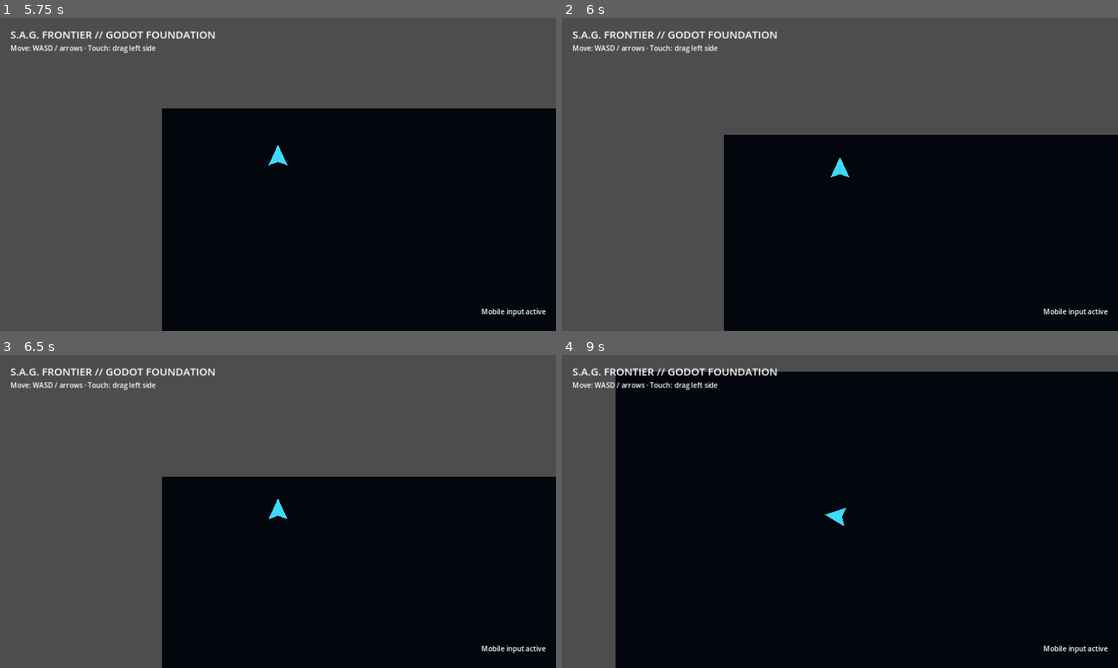
Above: before the commit, frames 1-4 (two rows, left to right).
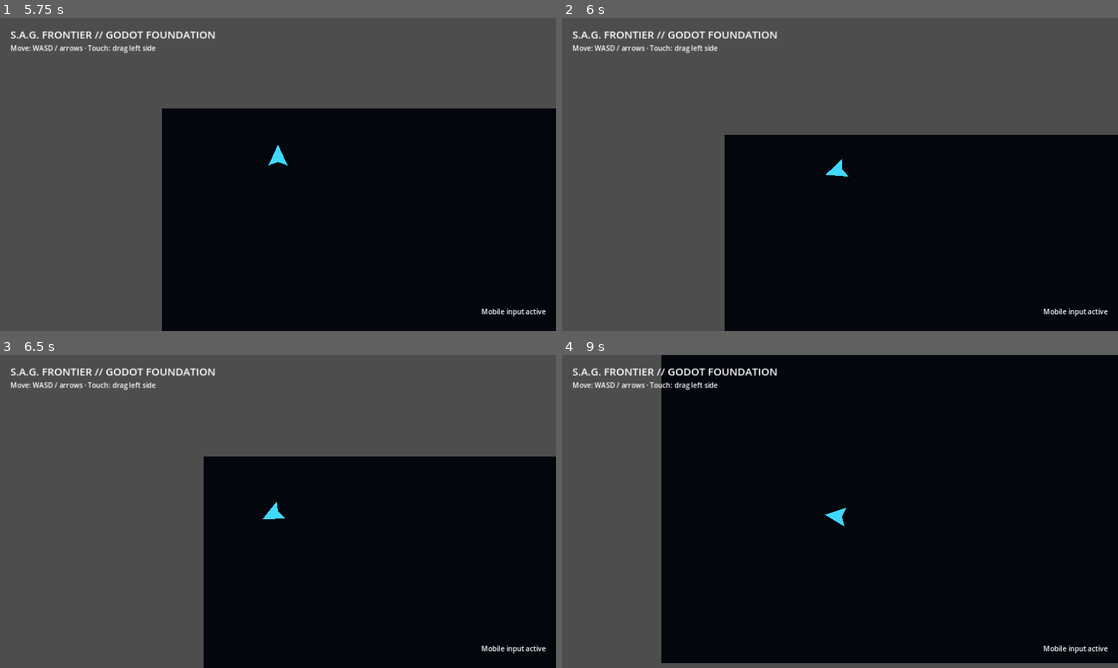
Above: after the commit, the same moments.

Repository: Kiwimii/sag-frontier
Game: Godot game, scene res://scenes/main.tscn
Same seed, same stepped clock (60 frames per second), same inputs: the game is played once before the commit and once after it.
Inputs (mouse positions are in pixels of both pictures, inside the frame that each line leads up to):
- Up to frame 1 (5.75 s): tap Enter at 0.5 s; move the mouse to (250, 237) at 0.52 s; hold W (move_up) 0.53-1.25 s; click (250, 237) at 0.67 s; drag from (444, 221) to (250, 237) at 1.27 s; move the mouse to (111, 127) at 2.02 s; hold A (move_left) 2.03-2.75 s; drag from (305, 174) to (111, 127) at 2.77 s; move the mouse to (194, 96) at 3.52 s; hold S (move_down) 3.53-4.25 s; drag from (400, 158) to (194, 96) at 4.27 s; move the mouse to (166, 190) at 5.02 s; hold W (move_up) from 5.03 s (still down); click (166, 190) at 5.17 s
- Up to frame 2 (6 s): release W (move_up) at 5.75 s; drag from (895, 105) to (728, 190) at 5.77 s
- Up to frame 3 (6.5 s): no input
- Up to frame 4 (9 s): move the mouse to (812, 574) at 6.52 s; hold D (move_right) 6.53-7.25 s; drag from (1006, 558) to (812, 574) at 7.27 s; tap Space at 8 s; move the mouse to (673, 464) at 8.02 s; hold S (move_down) 8.03-8.75 s; drag from (867, 511) to (673, 464) at 8.77 s

Frame 1 is identical in both runs. In frame 2, 0.1% of the frame differs, in the area x 29-52%, y 37-100%; in frame 3, 8.8%; in frame 4, 13%, in the area x 9-100%, y 0-100%.

Commit message:
feat: add player health and restart support

Diff:
--- a/godot/scripts/player.gd
+++ b/godot/scripts/player.gd
@@ -1,12 +1,21 @@
 extends CharacterBody2D
+
+signal health_changed(current: int, maximum: int)
+signal died
 
 @export var speed := 360.0
 @export var acceleration := 1800.0
 @export var deceleration := 2200.0
+@export var max_health := 100
 
+var health := 100
 var touch_origin := Vector2.ZERO
 var touch_vector := Vector2.ZERO
 var active_touch := -1
+
+func _ready() -> void:
+	health = max_health
+	health_changed.emit(health, max_health)
 
 func _physics_process(delta: float) -> void:
 	var keyboard := Input.get_vector("move_left", "move_right", "move_up", "move_down")
@@ -19,6 +28,22 @@
 	if velocity.length_squared() > 4.0:
 		rotation = velocity.angle() + PI / 2.0
 
+func take_damage(amount: int) -> void:
+	health = maxi(0, health - amount)
+	health_changed.emit(health, max_health)
+	modulate = Color(1.0, 0.35, 0.35, 1.0)
+	create_tween().tween_property(self, "modulate", Color.WHITE, 0.18)
+	if health <= 0:
+		died.emit()
+
+func reset_player() -> void:
+	health = max_health
+	global_position = get_viewport_rect().size * 0.5
+	velocity = Vector2.ZERO
+	visible = true
+	set_physics_process(true)
+	health_changed.emit(health, max_health)
+
 func _unhandled_input(event: InputEvent) -> void:
 	if event is InputEventScreenTouch:
 		_handle_touch(event)
@@ -26,7 +51,7 @@
 		_update_touch_vector(event.position)
 
 func _handle_touch(event: InputEventScreenTouch) -> void:
-	var half_width := get_viewport_rect().size.x * 0.55
+	var half_width := get_viewport_rect().size.x * 0.7
 	if event.pressed and active_touch == -1 and event.position.x <= half_width:
 		active_touch = event.index
 		touch_origin = event.position
